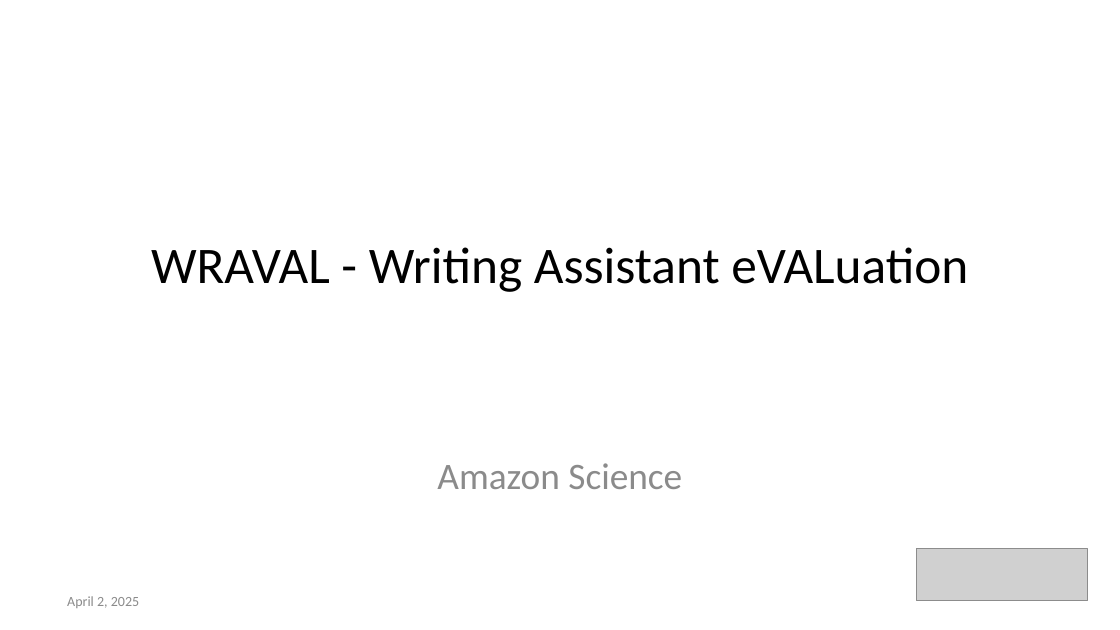
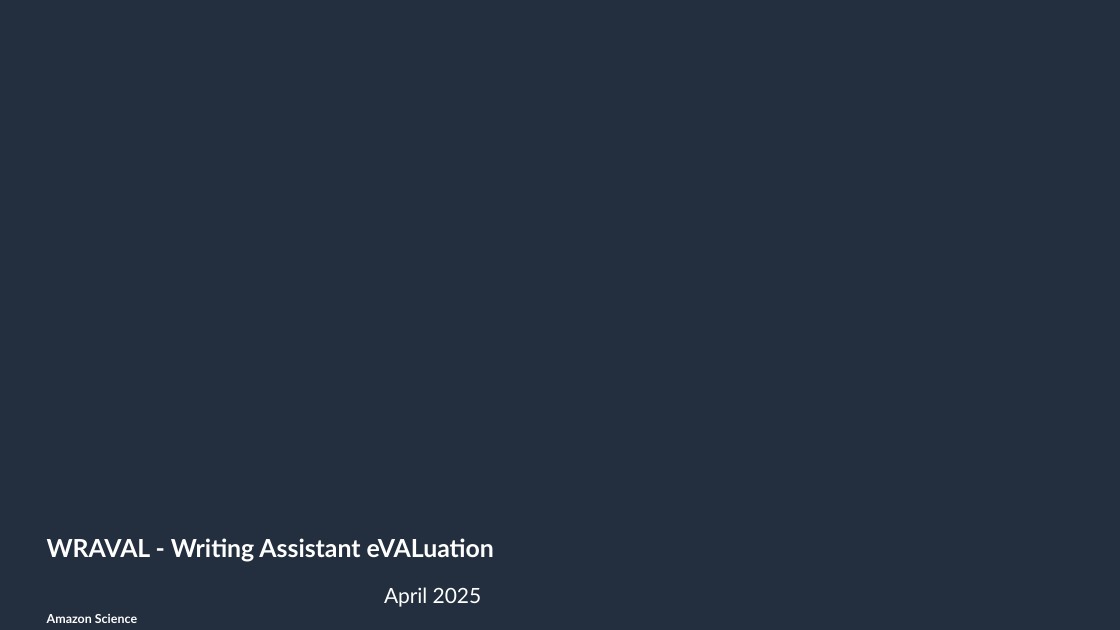
Before and after one commit to amazon-science/wraval, a slide deck: slide 1 of resources/wraval_presentation.pptx. Drawn at 1120x630 pixels with LibreOffice and Linux fonts; fonts in the diff are those of the drawing; grey boxes stand for pictures; background and template pictures are left out. Boxes give left, top, right and bottom in pixels: in the first picture for what was removed or moved away, otherwise in the second. Text is boxed around its words. In the diff, an @@ line names an element or a change of style, - is before the commit and + after.

```diff
--- a/resources/wraval_presentation.pptx
+++ b/resources/wraval_presentation.pptx
@@ background #FFFFFF to #232F3E @@
@@ title "WRAVAL - Writing Assistant eVALuation": place and size @@
-title "WRAVAL - Writing Assistant eVALuation" at [151, 247, 968, 292]
+title "WRAVAL - Writing Assistant eVALuation" at [47, 538, 494, 562]
@@ title "WRAVAL - Writing Assistant eVALuation" at [47, 538, 494, 562]: size 33 to 16 pt, font Calibri to Lato, text colour #000000 to #FFFFFF, bold on; alignment centre to left; line spacing 1 to 23pt; vertical alignment middle to bottom @@
@@ picture removed at [916, 549, 1088, 600] @@
@@ subtitle "Amazon Science": place and size @@
-subtitle "Amazon Science" at [437, 463, 682, 489]
+subtitle "Amazon Science" at [47, 614, 137, 623]
@@ subtitle "Amazon Science" at [47, 614, 137, 623]: size 24 to 8 pt, font Calibri to Lato, text colour #8C8C8C to #FFFFFF, bold on; alignment centre to left; line spacing 1 to 12pt; less space between paragraphs @@
@@ text "April 2025" at [384, 587, 482, 607]: vertical alignment middle to top @@
@@ text at [384, 587, 482, 607]: text changed; size 9 to 13.5 pt; font Calibri to Lato; text colour #8C8C8C to #FFFFFF @@
-April 2, 2025
+April 2025
```
Also in this commit, not shown: 7 other slides changed, 1 slide added, 1 slide removed, 11 other files.
